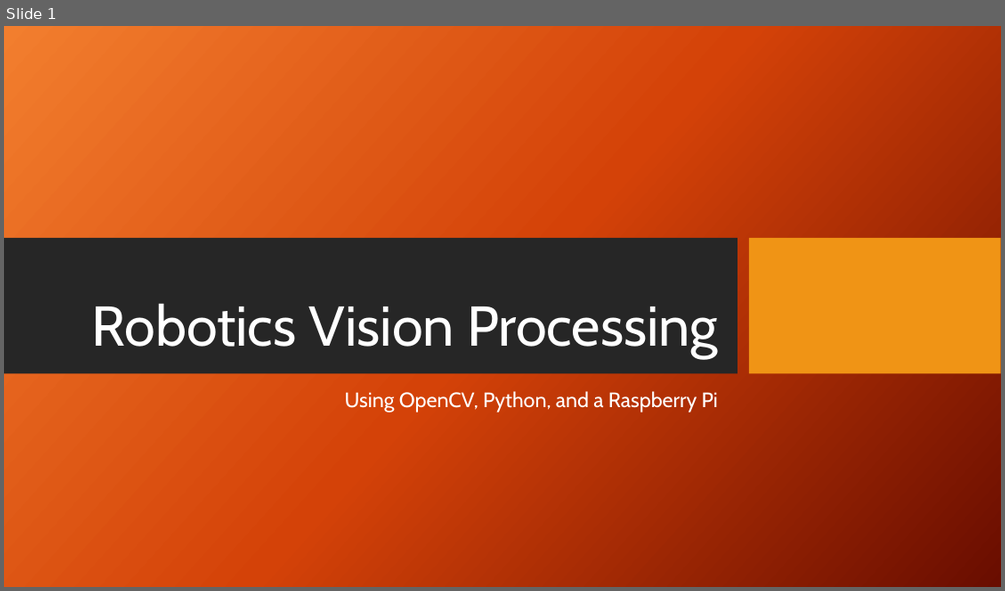
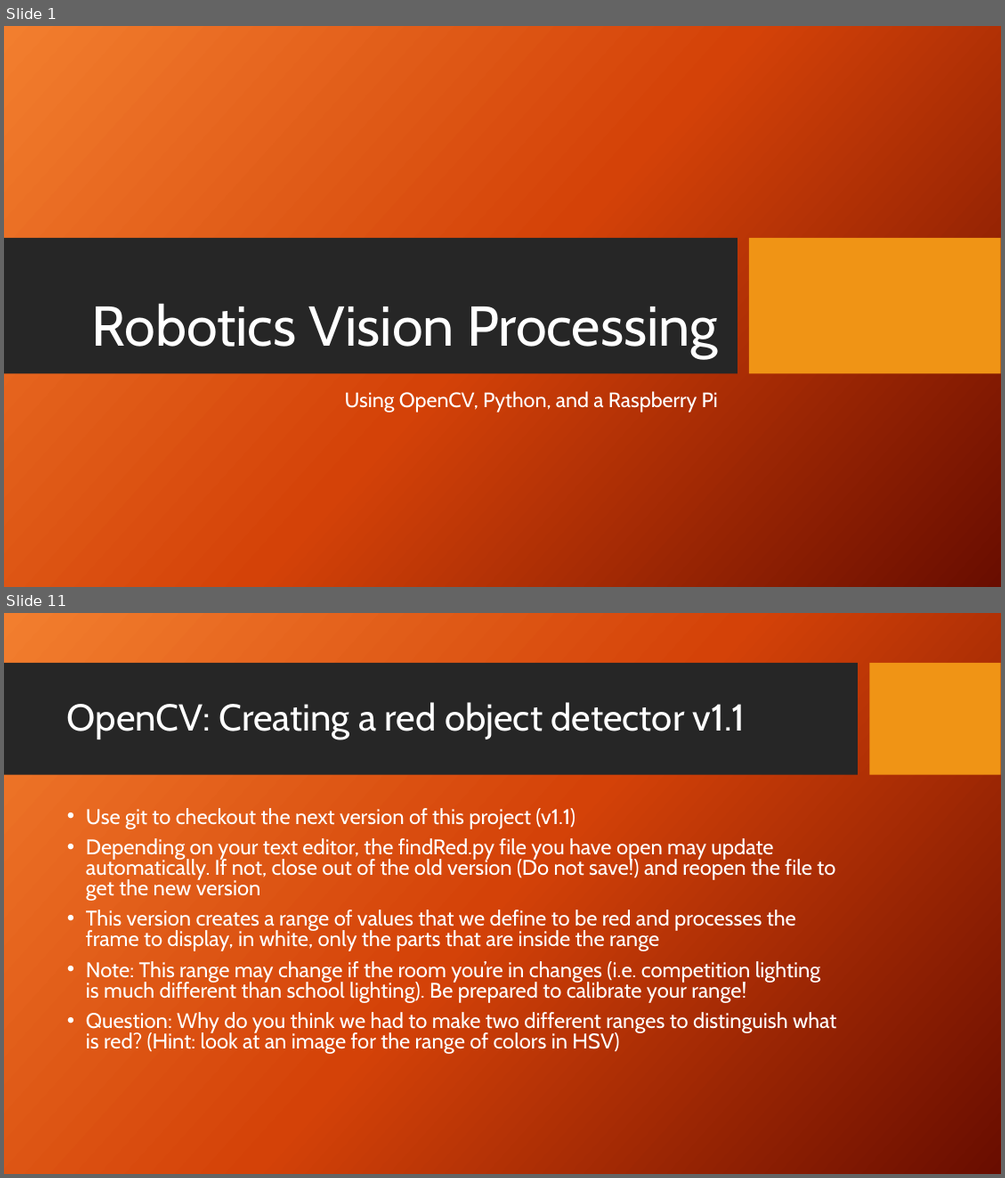
Before and after one commit to jviszlai/opencvPythonTutorial, a slide deck: PowerPoint.pptx. Shown one above the other, each under a label of ours: slide 1 before the commit, slides 1 and 11 after it; the slides between them are not shown. The pictures are 1005x591 and 1005x1178 pixels, drawn with LibreOffice and Linux fonts; fonts in the diff are those of the drawing; background and template pictures are left out. Boxes give left, top, right and bottom in pixels: in the first picture for what was removed or moved away, otherwise in the second. Text is boxed around its words. In the diff, an @@ line names an element or a change of style, - is before the commit and + after.

```diff
--- a/PowerPoint.pptx
+++ b/PowerPoint.pptx
@@ slide 11 added at [4, 613, 1001, 1174], background picture (left out) @@
@@ rectangle added at [4, 663, 858, 775], fill #262626 @@
@@ rectangle added at [870, 663, 1001, 775], fill #F09415 @@
@@ title added at [67, 702, 744, 739], 36 pt, text #FFFFFF @@
+OpenCV: Creating a red object detector v1.1
@@ text added at [86, 808, 836, 1054], 20.4 pt, text #FFFFFF @@
+• Use git to checkout the next version of this project (v1.1)
+• Depending on your text editor, the findRed.py file you have open may update automatically. If not, close out of the old version (Do not save!) and reopen the file to get the new version
+• This version creates a range of values that we define to be red and processes the frame to display, in white, only the parts that are inside the range
+• Note: This range may change if the room you’re in changes (i.e. competition lighting is much different than school lighting). Be prepared to calibrate your range!
+• Question: Why do you think we had to make two different ranges to distinguish what is red? (Hint: look at an image for the range of colors in HSV)
```
Also in this commit, not shown: 3 slides changed, 11 other slides added.
